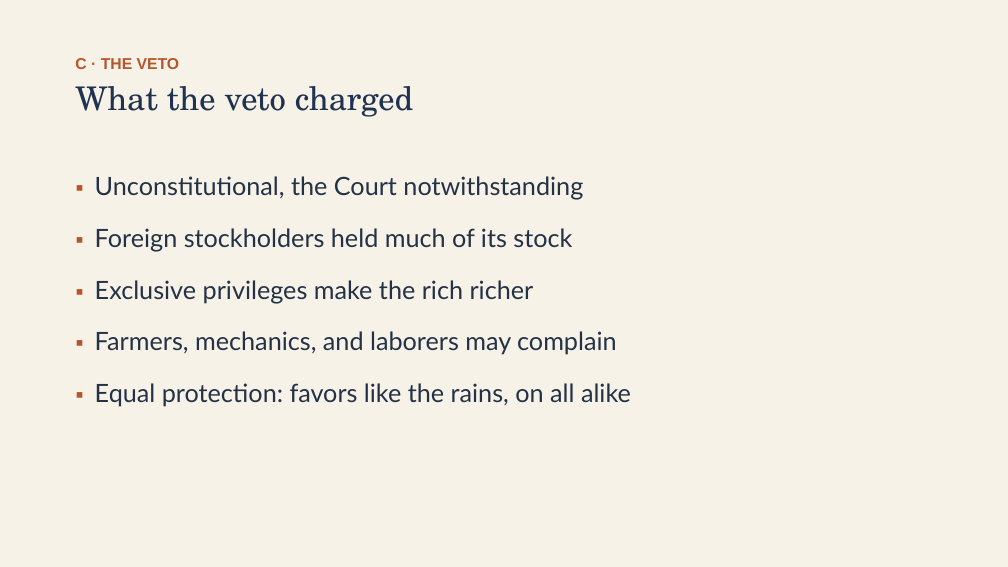
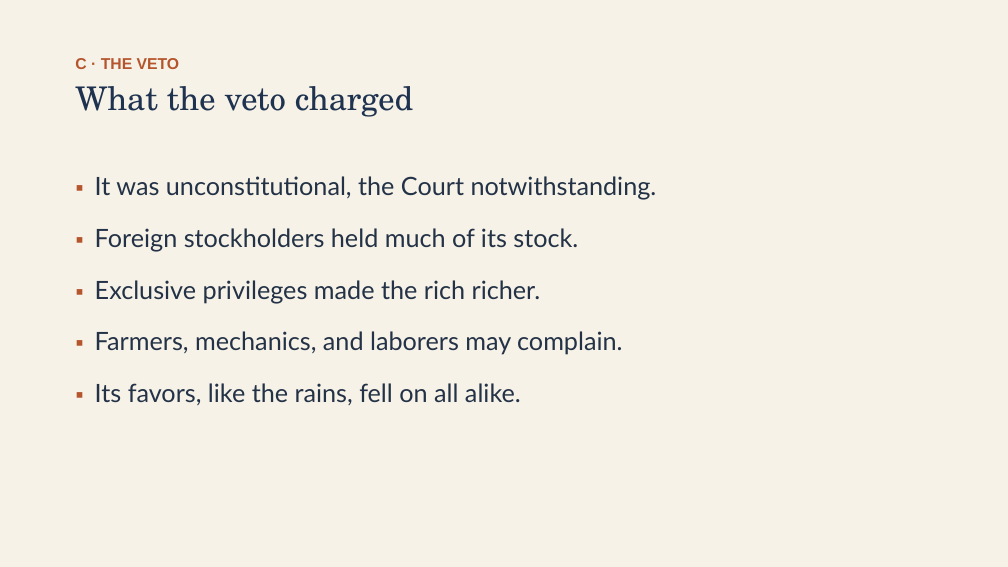
Before and after one commit to ab17gthb/humanities-curriculum-group, a slide deck: slide 11 of jackson-reform/lesson-04/lesson-04-slides.pptx. Drawn at 1008x567 pixels with LibreOffice and Linux fonts; fonts in the diff are those of the drawing. Boxes give left, top, right and bottom in pixels: in the first picture for what was removed or moved away, otherwise in the second. Text is boxed around its words. In the diff, an @@ line names an element or a change of style, - is before the commit and + after.

```diff
--- a/jackson-reform/lesson-04/lesson-04-slides.pptx
+++ b/jackson-reform/lesson-04/lesson-04-slides.pptx
@@ text at (95,176,657,405): text changed @@
-▪ Unconstitutional, the Court notwithstanding
-▪ Foreign stockholders held much of its stock
-▪ Exclusive privileges make the rich richer
-▪ Farmers, mechanics, and laborers may complain
-▪ Equal protection: favors like the rains, on all alike
+▪ It was unconstitutional, the Court notwithstanding.
+▪ Foreign stockholders held much of its stock.
+▪ Exclusive privileges made the rich richer.
+▪ Farmers, mechanics, and laborers may complain.
+▪ Its favors, like the rains, fell on all alike.
```
Also in this commit, not shown: 9 other slides changed, 6 other files.
